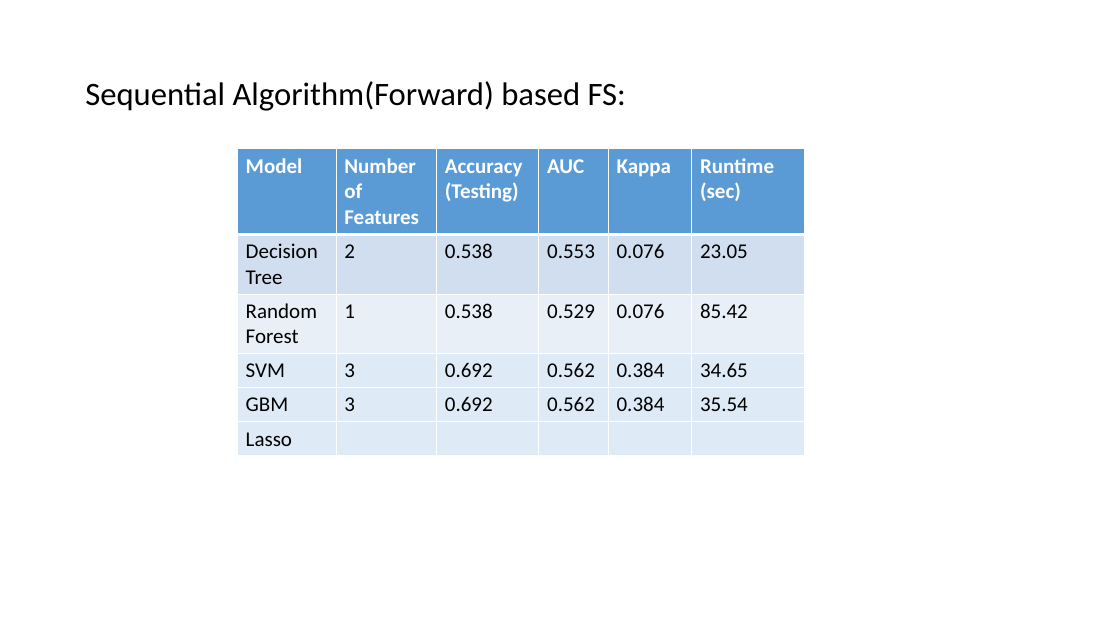
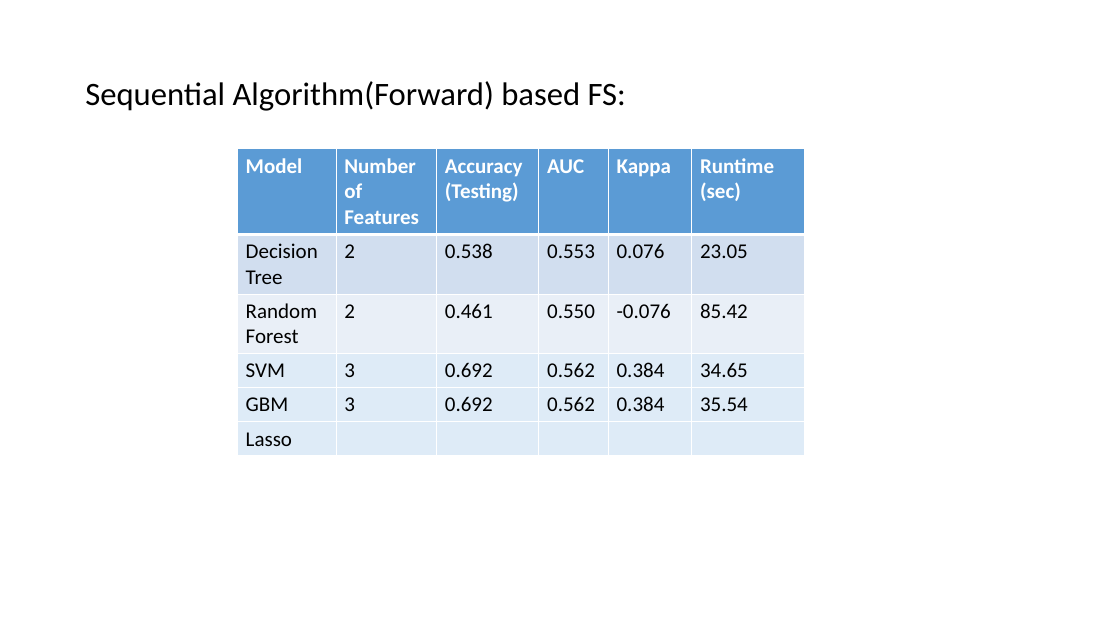
Before and after one commit to AtrayeeNeog/Cardio-Classifier-HIWi, a slide deck: slide 41 of Reports/Hiwi Meeting 4.pptx. Drawn at 1120x630 pixels with LibreOffice and Linux fonts; fonts in the diff are those of the drawing. Boxes give left, top, right and bottom in pixels: in the first picture for what was removed or moved away, otherwise in the second. Text is boxed around its words. In the diff, an @@ line names an element or a change of style, - is before the commit and + after.

```diff
--- a/Reports/Hiwi Meeting 4.pptx
+++ b/Reports/Hiwi Meeting 4.pptx
@@ table at box(238, 149, 806, 453) @@
-row 3: Random Forest | 1 | 0.538 | 0.529 | 0.076 | 85.42
+row 3: Random Forest | 2 | 0.461 | 0.550 | -0.076 | 85.42
```
Also in this commit, not shown: 2 other slides changed, 1 other file.
